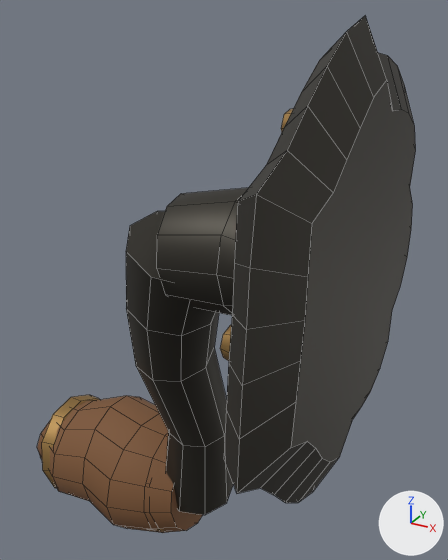
The FBX model unity/GloomhavenVR.Assets/Assets/Bundle/TownServices/Furniture/merchant_crank.fbx: old version first, new version second.
Rendered twice from a camera (50 mm lens) standing at (0.011, -0.142, 0.063) and looking at (-0.08, 0.024, -0.02). Lighting does not change. The marker at lower right points along +X, +Y and +Z. The picture after the commit comes second. Mesh edges are drawn as thin lines.

The first picture shows 'Handle_DarkWood', 'merchant_crank_Brass', 'merchant_crank_ForgedIron'.
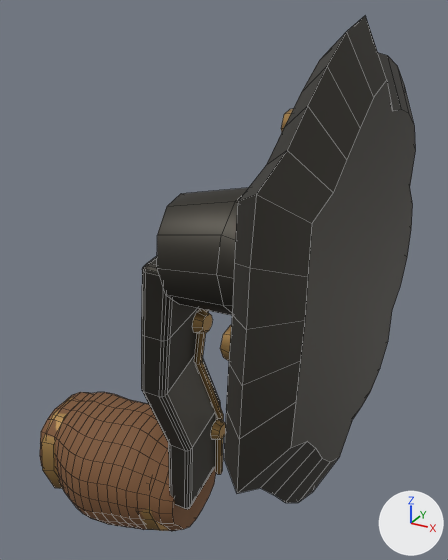
Patch to the scene script:
```diff
--- a/unity/GloomhavenVR.Assets/Assets/Bundle/TownServices/Furniture/merchant_crank.fbx.py
+++ b/unity/GloomhavenVR.Assets/Assets/Bundle/TownServices/Furniture/merchant_crank.fbx.py
@@ me_escutcheon_hand_rivet @@
 # used by ob_merchant_crank_brass; location = (0.0, 0.0, 0.0)
-me_escutcheon_hand_rivet.from_pydata(...)  # 100 vertices, 62 faces; spans x -0.165..-0.038, y -0.047..0.051, z -0.142..0.044
+me_escutcheon_hand_rivet.from_pydata(...)  # 170 vertices, 112 faces; spans x -0.165..-0.038, y -0.047..0.051, z -0.142..0.044
+# me_escutcheon_hand_rivet part 2: a new loose piece, a 10-sided cut cone along x (radius 0.004 at the low end, 0.003 at the high end) spanning x -0.077..-0.074, y -0.001..0.007, z -0.0288..-0.0212, in mat_brass (brown #a07e4b)
+# me_escutcheon_hand_rivet part 3: a new loose piece, a 10-sided cut cone along x (radius 0.004 at the low end, 0.003 at the high end) spanning x -0.081..-0.078, y 0.016..0.024, z -0.0818..-0.0742, in mat_brass (brown #a07e4b)
+# me_escutcheon_hand_rivet part 4: a new loose piece of 30 vertices spanning x -0.091..-0.073, y 0.007..0.039, z -0.115..0.0, in mat_brass (brown #a07e4b)
 me_escutcheon_hand_rivet.materials.append(mat_brass)
@@ me_handle_darkwood @@
 # used by ob_handle_darkwood; location = (0.0, 0.0, 0.0)
-me_handle_darkwood.from_pydata(...)  # 78 vertices, 67 faces; spans x -0.1725..-0.0953, y 0.0041..0.0573, z -0.1468..-0.0942
+me_handle_darkwood.from_pydata(...)  # 340 vertices, 322 faces; spans x -0.167..-0.097, y 0.0039..0.0587, z -0.1478..-0.093
+# me_handle_darkwood part 5: 78 vertices removed from x -0.1725..-0.0953, y 0.0041..0.0573, z -0.1468..-0.0942; 340 vertices added at x -0.167..-0.097, y 0.0039..0.0587, z -0.1478..-0.093
 me_handle_darkwood.materials.append(mat_darkwood)
@@ me_hand_cut_crank_escutcheon @@
 # used by ob_merchant_crank_forgediron; location = (0.0, 0.0, 0.0)
-me_hand_cut_crank_escutcheon.from_pydata(...)  # 174 vertices, 128 faces; spans x -0.111..-0.026, y -0.058..0.06, z -0.122..0.061
+me_hand_cut_crank_escutcheon.from_pydata(...)  # 273 vertices, 236 faces; spans x -0.101..-0.026, y -0.058..0.06, z -0.118..0.061
+# me_hand_cut_crank_escutcheon part 1: the loose piece of 45 vertices spanning x -0.111..-0.064, y -0.017..0.045, z -0.122..0.006 is rebuilt with 144 vertices and now spans x -0.101..-0.075, y -0.014..0.044, z -0.118..0.002
 me_hand_cut_crank_escutcheon.materials.append(mat_forgediron)
```

Boxes [x1, y1, x2, y2] around the edits, measured in the pictures (448 x 560 px):
'merchant_crank_ForgedIron', reshaped
    before: [126, 16, 416, 515]
    after: [141, 16, 416, 509]
'Handle_DarkWood', reshaped
    before: [37, 396, 203, 533]
    after: [40, 392, 216, 531]
part 1 of me_hand_cut_crank_escutcheon, rebuilt
    before: [126, 211, 233, 515]
    after: [141, 256, 221, 509]
part 2 of me_escutcheon_hand_rivet, added
    after: [192, 309, 213, 334]
part 3 of me_escutcheon_hand_rivet, added
    after: [211, 419, 225, 439]
part 4 of me_escutcheon_hand_rivet, added (brown)
    after: [194, 309, 223, 474]
